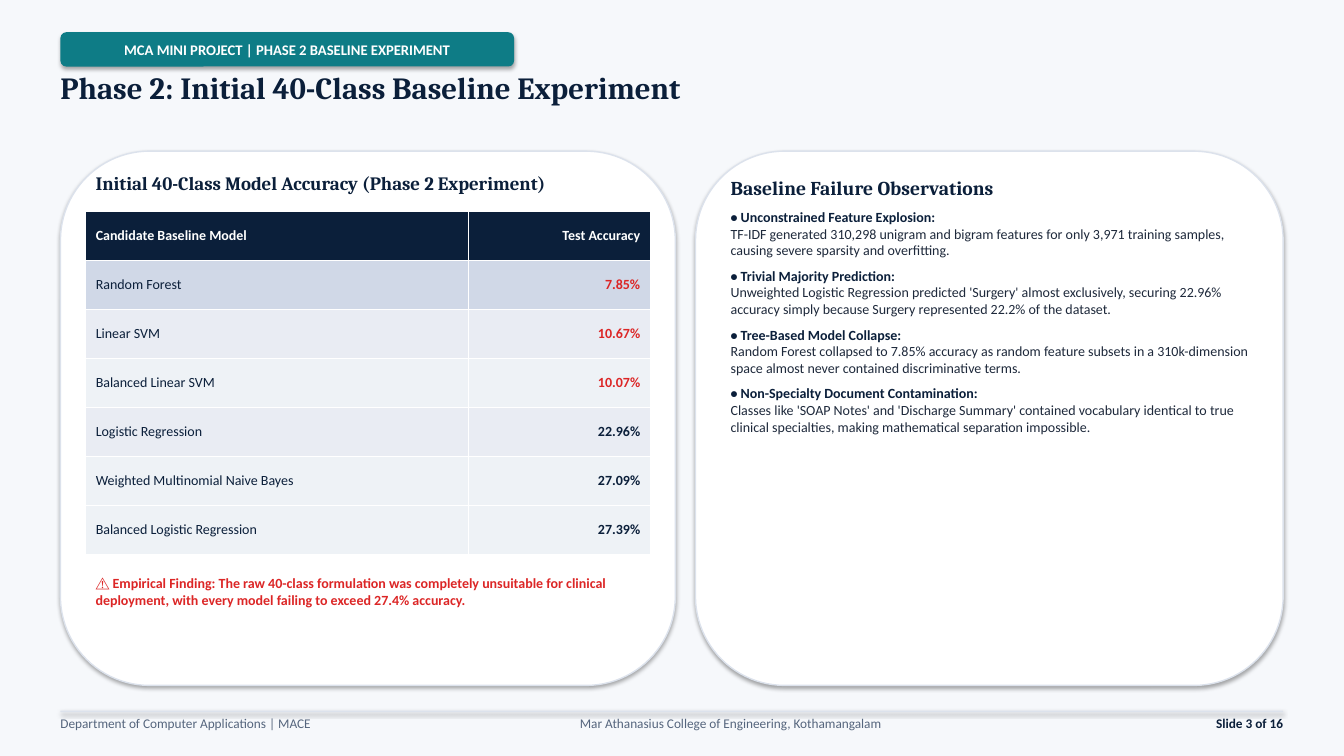
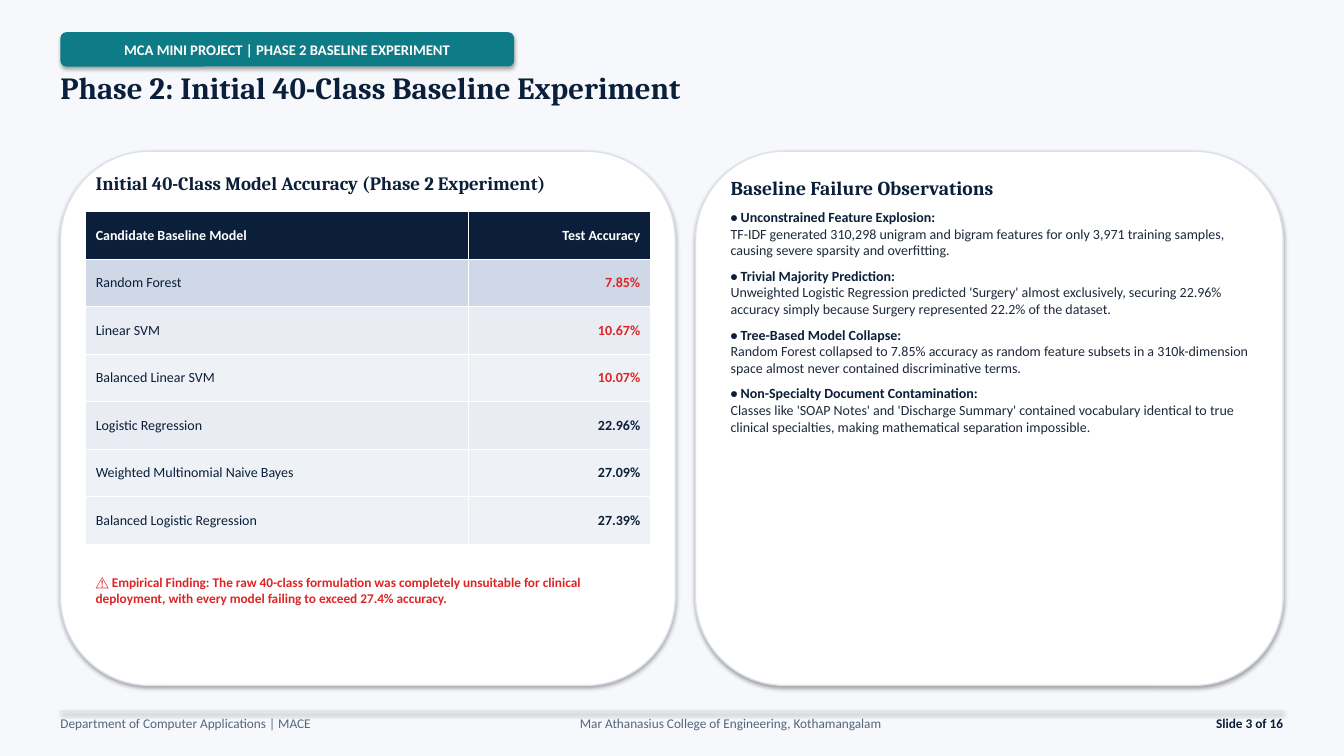
Before and after one commit to JiphinGeorge/Mini-Project-S3-MCA, a slide deck: slide 3 of model training project/2nd Presentation 30-9-2026/Medical_Specialty_Classification_Interim_Presentation_2.pptx. Drawn at 1344x756 pixels with LibreOffice and Linux fonts; fonts in the diff are those of the drawing. Boxes give left, top, right and bottom in pixels: in the first picture for what was removed or moved away, otherwise in the second. Text is boxed around its words. In the diff, an @@ line names an element or a change of style, - is before the commit and + after.

Commit message:
refactor: update presentation layout geometry and text styling to prevent overlap

```diff
--- a/model training project/2nd Presentation 30-9-2026/Medical_Specialty_Classification_Interim_Presentation_2.pptx
+++ b/model training project/2nd Presentation 30-9-2026/Medical_Specialty_Classification_Interim_Presentation_2.pptx
@@ table: place and size @@
-table at [86, 212, 650, 555]
+table at [86, 212, 650, 544]
@@ text "⚠ Empirical Finding: The raw ..." at [96, 577, 581, 606]: size 10 to 9.5 pt @@
```
Also in this commit, not shown: 10 other slides changed, 3 other files.
